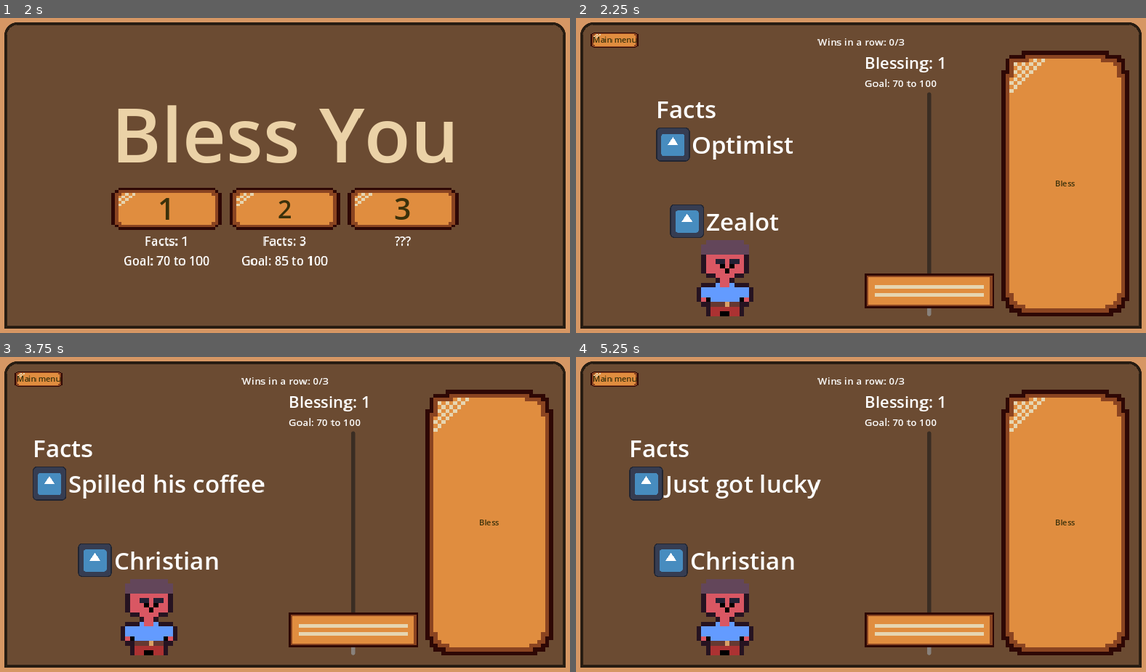
Above: before the commit, frames 1-4 (two rows, left to right).
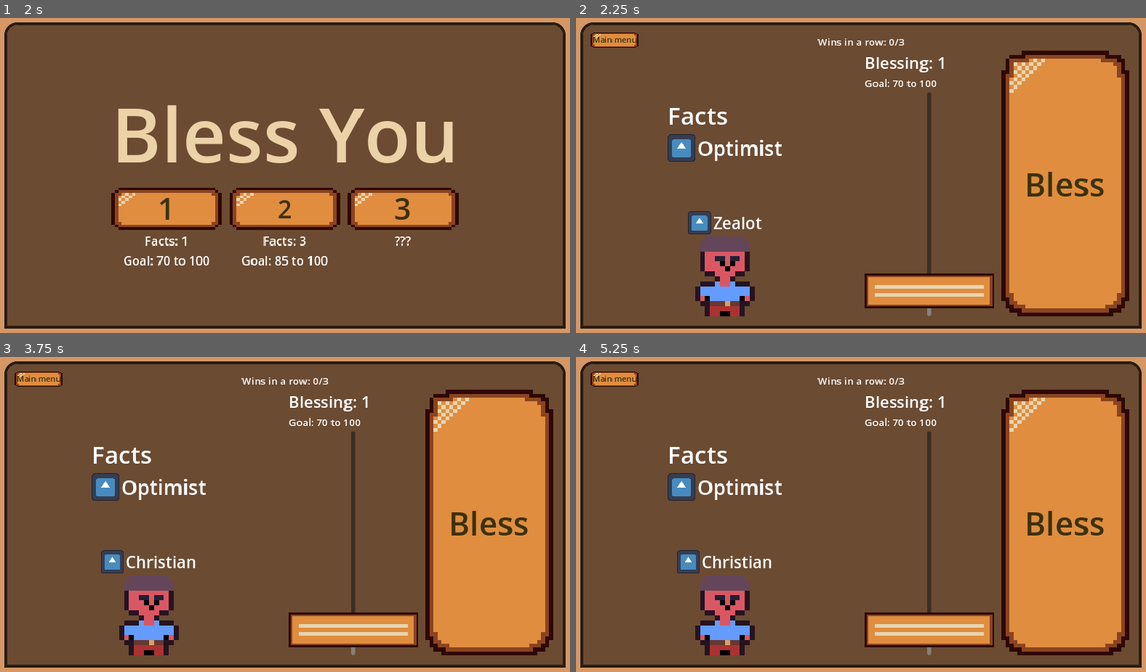
Above: after the commit, the same moments.

Repository: frostblooded/wolf
Game: Godot game, scene res://scenes/StartGameInfo.tscn
Same seed, same stepped clock (60 frames per second), same inputs: the game is played once before the commit and once after it. The engine's default icon, where the game draws it, is replaced by a stand-in: a white triangle on a blue panel in a dark square.
Inputs:
- Up to frame 1 (2 s): tap Enter at 0.5 s; click "Main menu" at 1.25 s
- Up to frame 2 (2.25 s): click "1" at 2 s
- Up to frame 3 (3.75 s): click "Bless" at 2.75 s; click "Next unit" at 3.5 s
- Up to frame 4 (5.25 s): click "Bless" at 4.25 s; click "Next unit" at 5 s

Frame 1 is identical in both runs. In frame 2, 3.5% of the frame differs, in the area x 14-93%, y 26-95%; in frame 3, 4.6%, in the area x 5-93%, y 26-95%; in frame 4, 4.4%.

Commit message:
Some balance tweaks

Diff:
--- a/scenes/LevelManager.tscn
+++ b/scenes/LevelManager.tscn
@@ -20,17 +20,11 @@
 image = ExtResource("2_a2pqs")
 value = -20
 
-[sub_resource type="Resource" id="Resource_xx7r0"]
-script = ExtResource("3_axcaj")
-name = "Just got lucky"
-image = ExtResource("2_a2pqs")
-value = 30
-
 [sub_resource type="Resource" id="Resource_1wp4c"]
 script = ExtResource("3_axcaj")
 name = "Ate a nice fruit"
 image = ExtResource("2_a2pqs")
-value = 15
+value = 5
 
 [sub_resource type="Resource" id="Resource_dei7d"]
 script = ExtResource("3_axcaj")
@@ -42,19 +36,13 @@
 script = ExtResource("3_axcaj")
 name = "Became a parent"
 image = ExtResource("2_a2pqs")
-value = 25
-
-[sub_resource type="Resource" id="Resource_pen4i"]
-script = ExtResource("3_axcaj")
-name = "Passed his exam"
-image = ExtResource("2_a2pqs")
-value = 7
+value = 20
 
 [sub_resource type="Resource" id="Resource_w1hci"]
 script = ExtResource("3_axcaj")
 name = "Is sick"
 image = ExtResource("2_a2pqs")
-value = -34
+value = -14
 
 [sub_resource type="Resource" id="Resource_v7lhx"]
 script = ExtResource("4_7ltci")
@@ -82,13 +70,7 @@
 script = ExtResource("4_adc5s")
 name = "Christian"
 image = ExtResource("2_a2pqs")
-multiplier = 0.5
-
-[sub_resource type="Resource" id="Resource_aomk6"]
-script = ExtResource("4_adc5s")
-name = "Priest"
-image = ExtResource("2_a2pqs")
-multiplier = 1.0
+multiplier = 0.75
 
 [sub_resource type="Resource" id="Resource_oe371"]
 script = ExtResource("4_adc5s")
@@ -104,8 +86,8 @@
 
 [node name="LevelManager" type="Node2D"]
 script = ExtResource("1_j0s2a")
-possible_level_1_facts = Array[ExtResource("3_axcaj")]([SubResource("Resource_7oeqd"), SubResource("Resource_vfelu"), SubResource("Resource_xx7r0")])
-possible_level_2_facts = Array[ExtResource("3_axcaj")]([SubResource("Resource_1wp4c"), SubResource("Resource_dei7d"), SubResource("Resource_shymx"), SubResource("Resource_pen4i"), SubResource("Resource_w1hci")])
+possible_level_1_facts = Array[ExtResource("3_axcaj")]([SubResource("Resource_7oeqd"), SubResource("Resource_vfelu")])
+possible_level_2_facts = Array[ExtResource("3_axcaj")]([SubResource("Resource_1wp4c"), SubResource("Resource_dei7d"), SubResource("Resource_shymx"), SubResource("Resource_w1hci")])
 possible_level_3_anomalies = Array[Resource("res://scripts/anomaly.gd")]([SubResource("Resource_v7lhx"), SubResource("Resource_iwx1t"), SubResource("Resource_0hs2p")])
 possible_level_1_unit_types = Array[ExtResource("4_adc5s")]([SubResource("Resource_haxxo"), SubResource("Resource_bvc6s")])
-possible_level_2_unit_types = Array[ExtResource("4_adc5s")]([SubResource("Resource_aomk6"), SubResource("Resource_oe371"), SubResource("Resource_4nwsl")])
+possible_level_2_unit_types = Array[ExtResource("4_adc5s")]([SubResource("Resource_oe371"), SubResource("Resource_4nwsl")])
--- a/scenes/UI/BlessingUnitUI.tscn
+++ b/scenes/UI/BlessingUnitUI.tscn
@@ -18,12 +18,12 @@
 corner_radius_top_right = 25
 
 [sub_resource type="Theme" id="Theme_7a33c"]
-default_font_size = 48
+default_font_size = 40
 
 [sub_resource type="StyleBoxEmpty" id="StyleBoxEmpty_wbhf4"]
 
 [sub_resource type="Theme" id="Theme_sk6py"]
-default_font_size = 48
+default_font_size = 32
 
 [node name="BlessingUnitUI" type="CanvasLayer"]
 script = ExtResource("1_pou5w")
--- a/scenes/main.tscn
+++ b/scenes/main.tscn
@@ -40,6 +40,7 @@
 
 [node name="RoundResultLayer" type="CanvasLayer" parent="."]
 script = ExtResource("3_v2l1l")
+game_win_label = "You WIN the level!"
 game_win_color = Color(0.831373, 0.811765, 0.247059, 1)
 round_win_color = Color(0.247059, 0.831373, 0.278431, 1)
 round_loss_color = Color(0.831373, 0.247059, 0.247059, 1)
--- a/theme.tres
+++ b/theme.tres
@@ -35,7 +35,7 @@
 Button/styles/pressed = SubResource("StyleBoxTexture_he6gw")
 HBoxContainer/constants/separation = 15
 HugeButton/base_type = &"Button"
-HugeButton/font_sizes/font_size = 16
+HugeButton/font_sizes/font_size = 64
 HugeButton/styles/hover = SubResource("StyleBoxTexture_espg5")
 HugeButton/styles/normal = SubResource("StyleBoxTexture_ghnfy")
 HugeButton/styles/pressed = SubResource("StyleBoxTexture_espg5")
Not shown: 1 places in scenes/LevelManager.tscn that only renumber resources
